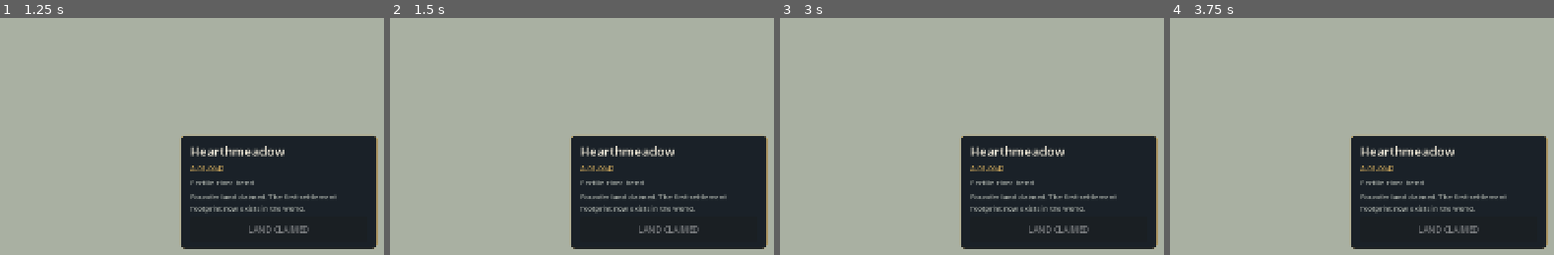
Above: before the commit, frames 1-4 (left to right).
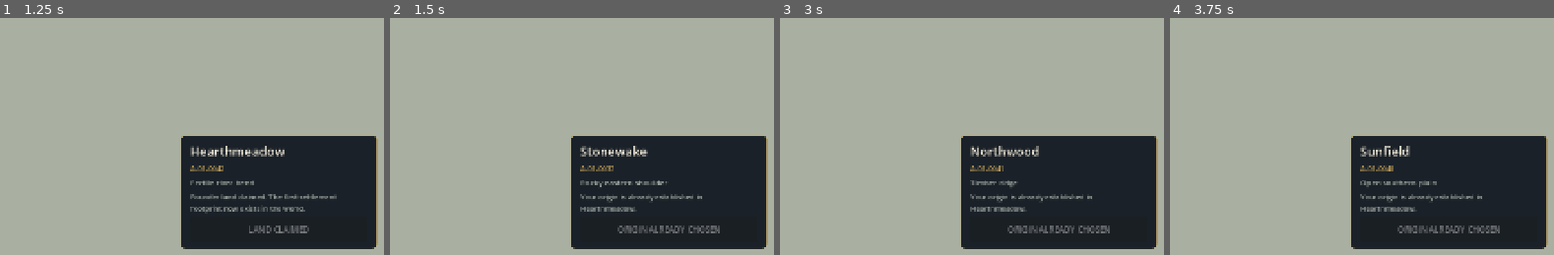
Above: after the commit, the same moments.

Repository: tomat60/pixel-nations
Game: Godot game, scene res://scenes/map/aurelian_basin_v2.tscn
Two runs of this game, one before a commit and one after it. Both use one fixed random seed, a clock stepped at 60 frames per second and the inputs below.
Inputs (mouse positions are % of the whole screen's width and height, from its top left):
- Up to frame 1 (1.25 s): click "CLAIM LAND" at 0.5 s
- Up to frame 2 (1.5 s): tap Enter at 1.25 s; move the mouse to (73, 45) at 1.27 s; click (73, 45) at 1.42 s
- Up to frame 3 (3 s): tap Space at 2 s; move the mouse to (29, 55) at 2.02 s; click (29, 55) at 2.17 s; tap Enter at 2.75 s; move the mouse to (60, 28) at 2.77 s; click (60, 28) at 2.92 s
- Up to frame 4 (3.75 s): tap Space at 3.5 s; move the mouse to (45, 71) at 3.52 s; click (45, 71) at 3.67 s
The pictures show only the part of the screen within x 50-100%, y 50-100%; the shares and areas given below are measured in that part.

Frame 1 is identical in both runs. In frame 2, 2.3% of the frame differs, in the area x 49-88%, y 53-91%; in frame 3, 2.1%; in frame 4, 2.3%.

Commit message:
Use runtime-safe Aurelian Basin camera setup

Diff:
--- a/game/scenes/map/aurelian_basin_v2.tscn
+++ b/game/scenes/map/aurelian_basin_v2.tscn
@@ -1,6 +1,6 @@
 [gd_scene load_steps=2 format=3]
 
-[ext_resource type="Script" path="res://scenes/map/aurelian_basin_v2.gd" id="1_v2"]
+[ext_resource type="Script" path="res://scenes/map/aurelian_basin_v2_runtime.gd" id="1_v2"]
 
 [node name="AurelianBasinV2" type="Node3D"]
 script = ExtResource("1_v2")
